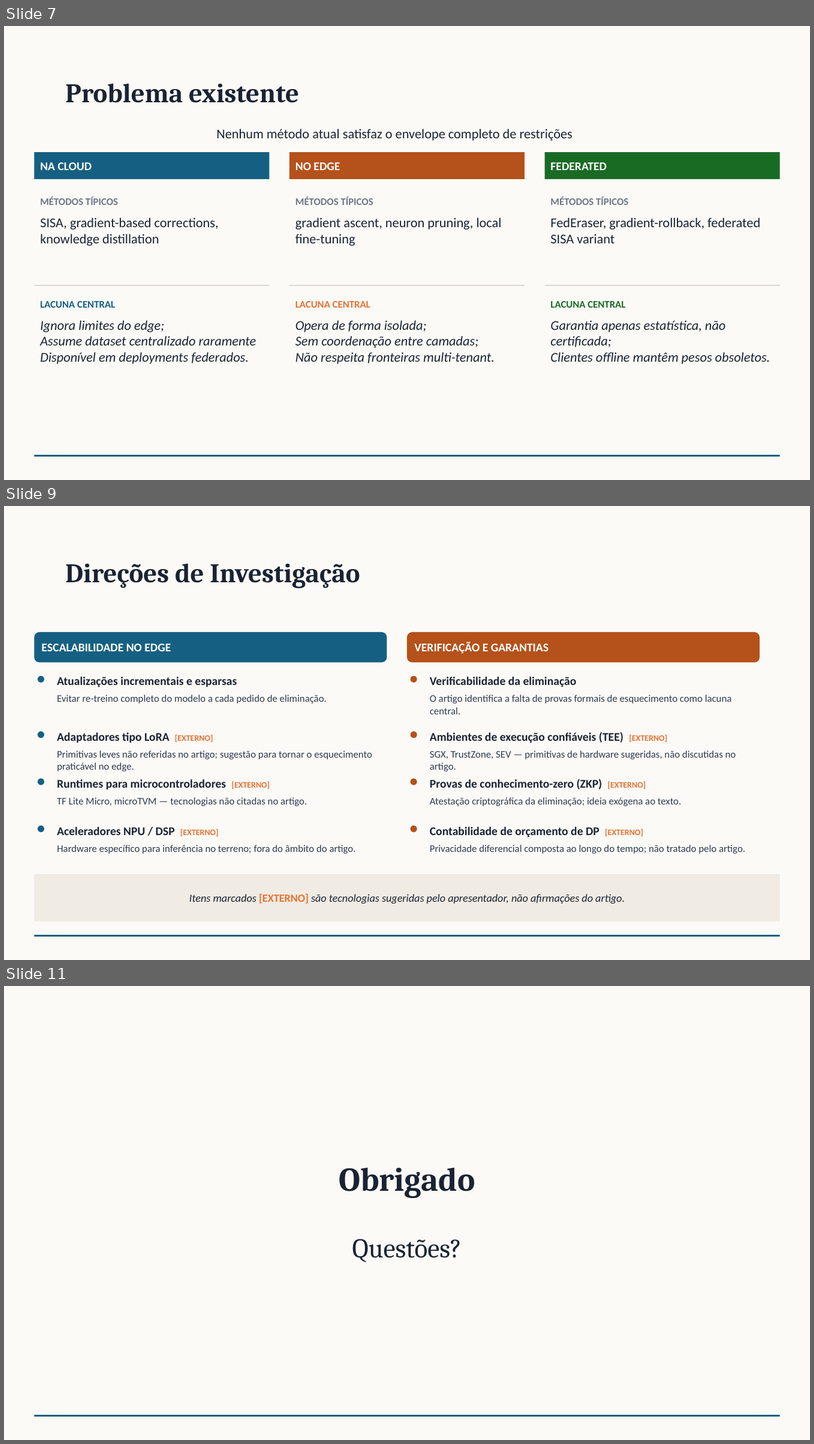
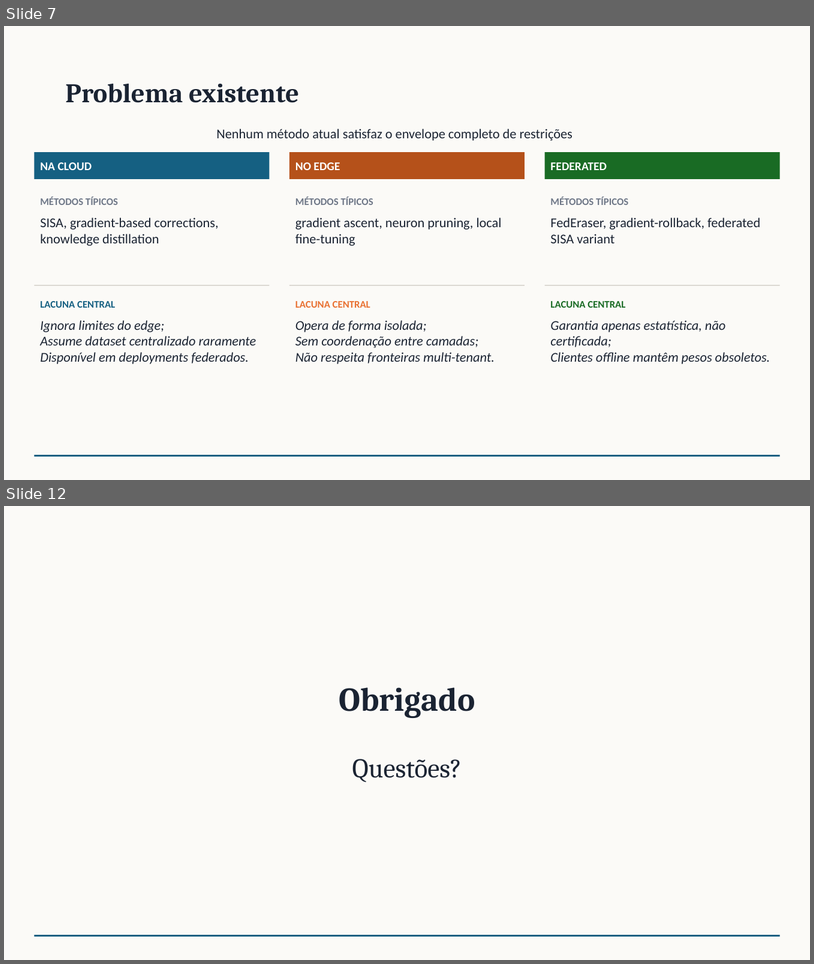
Before and after one commit to rafaeldpsilva/sa4cps-vault, a slide deck: Entregas PhD/machine-unlearning.pptx. Shown one above the other, each under a label of ours: slides 7, 9 and 11 before the commit, slides 7 and 12 after it; the slides between them are not shown. The pictures are 814x1444 and 814x964 pixels, drawn with LibreOffice and Linux fonts; fonts in the diff are those of the drawing. Boxes give left, top, right and bottom in pixels: in the first picture for what was removed or moved away, otherwise in the second. Text is boxed around its words. In the diff, an @@ line names an element or a change of style, - is before the commit and + after.

```diff
--- a/Entregas PhD/machine-unlearning.pptx
+++ b/Entregas PhD/machine-unlearning.pptx
@@ slide 9 removed at box(4, 506, 810, 960), background #FBFAF7; not listed: 1 template element that a slide beside it also shows @@
@@ title removed at box(65, 564, 360, 588) @@
-Direções de Investigação
@@ rounded rectangle removed at box(34, 632, 387, 662) @@
-ESCALABILIDADE NO EDGE
@@ rounded rectangle removed at box(408, 632, 760, 662) @@
-VERIFICAÇÃO E GARANTIAS
@@ ellipse removed at box(38, 676, 45, 682) @@
@@ text removed at box(57, 676, 237, 687) @@
-Atualizações incrementais e esparsas
@@ ellipse removed at box(411, 676, 417, 682) @@
@@ text removed at box(430, 676, 577, 687) @@
-Verificabilidade da eliminação
@@ text removed at box(57, 694, 327, 703) @@
-Evitar re-treino completo do modelo a cada pedido de eliminação.
@@ text removed at box(430, 694, 732, 714) @@
-O artigo identifica a falta de provas formais de esquecimento como lacuna central.
@@ ellipse removed at box(38, 731, 45, 738) @@
@@ text removed at box(57, 732, 213, 742) @@
-Adaptadores tipo LoRA [EXTERNO]
@@ ellipse removed at box(411, 731, 417, 738) @@
@@ text removed at box(430, 732, 668, 743) @@
-Ambientes de execução confiáveis (TEE) [EXTERNO]
@@ text removed at box(57, 750, 372, 771) @@
-Primitivas leves não referidas no artigo; sugestão para tornar o esquecimento praticável no edge.
@@ text removed at box(430, 750, 737, 771) @@
-SGX, TrustZone, SEV — primitivas de hardware sugeridas, não discutidas no artigo.
@@ ellipse removed at box(38, 778, 45, 785) @@
@@ text removed at box(57, 779, 270, 789) @@
-Runtimes para microcontroladores [EXTERNO]
@@ ellipse removed at box(411, 778, 417, 785) @@
@@ text removed at box(430, 778, 647, 789) @@
-Provas de conhecimento-zero (ZKP) [EXTERNO]
@@ text removed at box(57, 797, 307, 806) @@
-TF Lite Micro, microTVM — tecnologias não citadas no artigo.
@@ text removed at box(430, 797, 681, 806) @@
-Atestação criptográfica da eliminação; ideia exógena ao texto.
@@ ellipse removed at box(38, 825, 45, 832) @@
@@ text removed at box(57, 826, 219, 836) @@
-Aceleradores NPU / DSP [EXTERNO]
@@ ellipse removed at box(411, 825, 417, 832) @@
@@ text removed at box(430, 826, 644, 837) @@
-Contabilidade de orçamento de DP [EXTERNO]
@@ text removed at box(57, 844, 356, 853) @@
-Hardware específico para inferência no terreno; fora do âmbito do artigo.
@@ text removed at box(430, 844, 746, 853) @@
-Privacidade diferencial composta ao longo do tempo; não tratado pelo artigo.
@@ rectangle removed at box(34, 874, 780, 921) @@
@@ text removed at box(189, 893, 625, 903) @@
-Itens marcados [EXTERNO] são tecnologias sugeridas pelo apresentador, não afirmações do artigo.
@@ what was slide 11 is now slide 12 @@
```
Also in this commit, not shown: 2 slides changed, 2 slides added, 1 other file.
